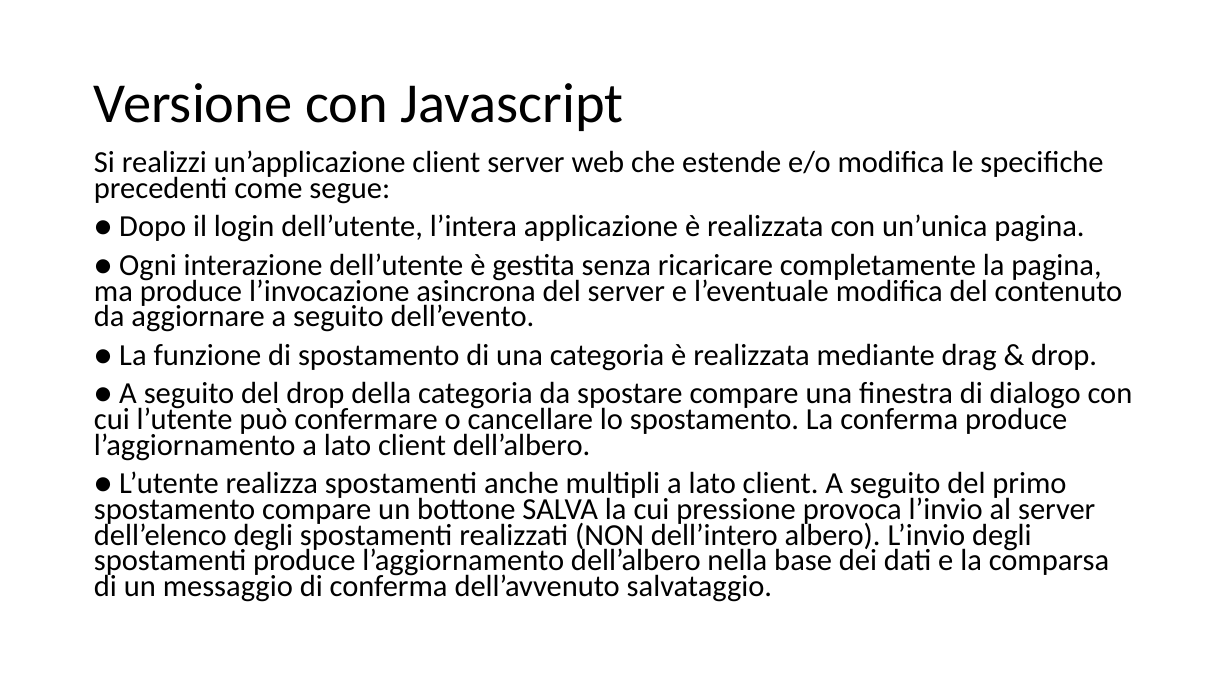
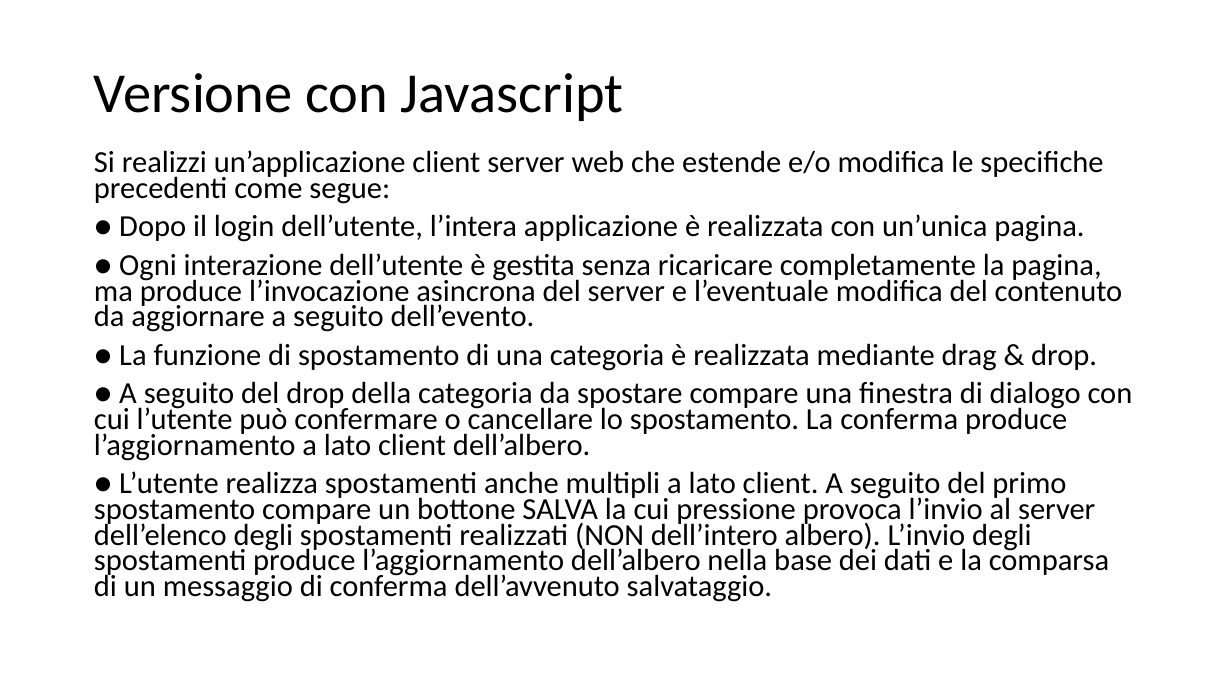
Before and after one commit to Trixyz28/TIW-ImgCatalog-RIA, a slide deck: slide 9 of Documents/ImgCatalogRIA.pptx (slide 10 before the commit). Drawn at 1232x693 pixels with LibreOffice and Linux fonts; fonts in the diff are those of the drawing. Boxes give left, top, right and bottom in pixels: in the first picture for what was removed or moved away, otherwise in the second. Text is boxed around its words. In the diff, an @@ line names an element or a change of style, - is before the commit and + after.

```diff
--- a/Documents/ImgCatalogRIA.pptx
+++ b/Documents/ImgCatalogRIA.pptx
@@ title "Versione con Javascript": place and size @@
-title "Versione con Javascript" at bbox=[94, 83, 624, 131]
+title "Versione con Javascript" at bbox=[94, 73, 624, 121]
```
Also in this commit, not shown: 6 other slides changed, 10 slides added, 5 slides removed, 7 other files.
